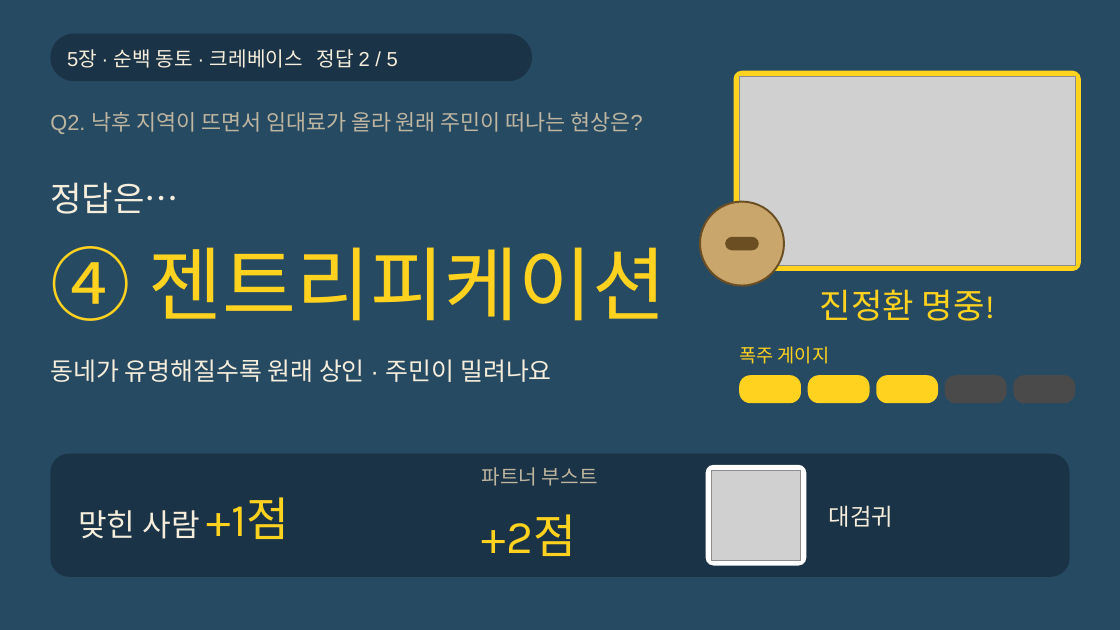
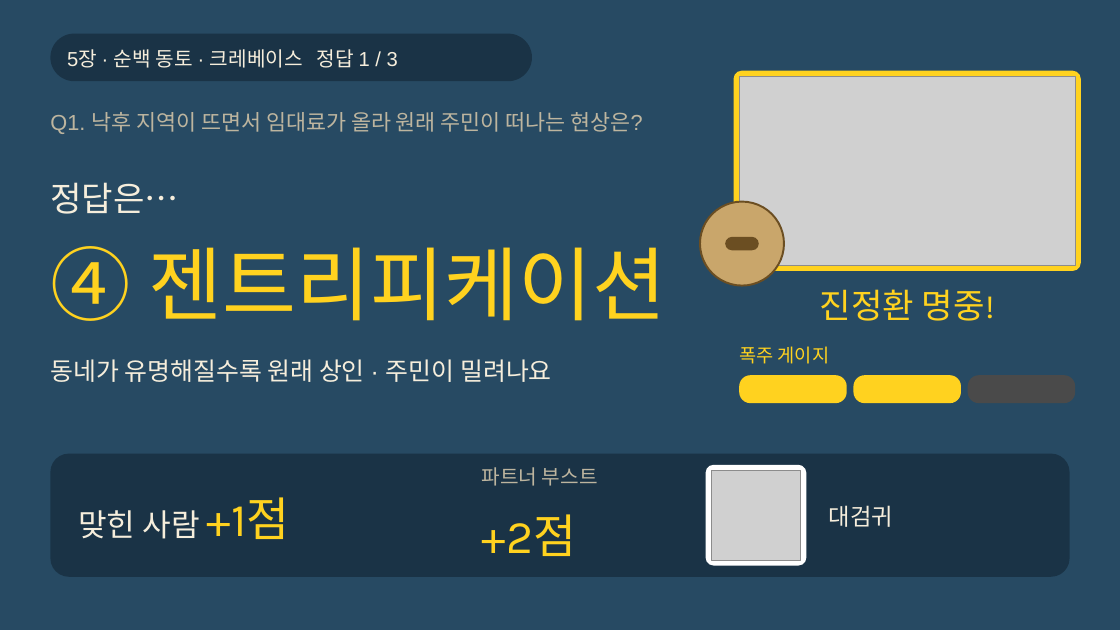
Before and after one commit to choivoo/-, a slide deck: slide 60 of 레전드_히스이_대모험_주거와도시.pptx (slide 84 before the commit). Drawn at 1120x630 pixels with LibreOffice and Linux fonts; fonts in the diff are those of the drawing; grey boxes stand for pictures. Boxes give left, top, right and bottom in pixels: in the first picture for what was removed or moved away, otherwise in the second. Text is boxed around its words. In the diff, an @@ line names an element or a change of style, - is before the commit and + after.

```diff
--- a/레전드_히스이_대모험_주거와도시.pptx
+++ b/레전드_히스이_대모험_주거와도시.pptx
@@ text at <box>67,49,398,68</box>: text changed @@
-5장 · 순백 동토 · 크레베이스 정답 2 / 5
+5장 · 순백 동토 · 크레베이스 정답 1 / 3
@@ text at <box>50,112,643,134</box>: text changed @@
-Q2. 낙후 지역이 뜨면서 임대료가 올라 원래 주민이 떠나는 현상은?
+Q1. 낙후 지역이 뜨면서 임대료가 올라 원래 주민이 떠나는 현상은?
@@ rounded rectangle: place and size @@
-rounded rectangle at <box>739,375,801,403</box>
+rounded rectangle at <box>739,375,847,403</box>
@@ rounded rectangle removed at <box>808,375,869,403</box> @@
@@ rounded rectangle: place and size @@
-rounded rectangle at <box>876,375,938,403</box>
+rounded rectangle at <box>853,375,961,403</box>
@@ rounded rectangle removed at <box>945,375,1006,403</box> @@
@@ rounded rectangle: place and size @@
-rounded rectangle at <box>1014,375,1075,403</box>
+rounded rectangle at <box>968,375,1075,403</box>
```
Also in this commit, not shown: 46 other slides changed, 29 slides removed.
